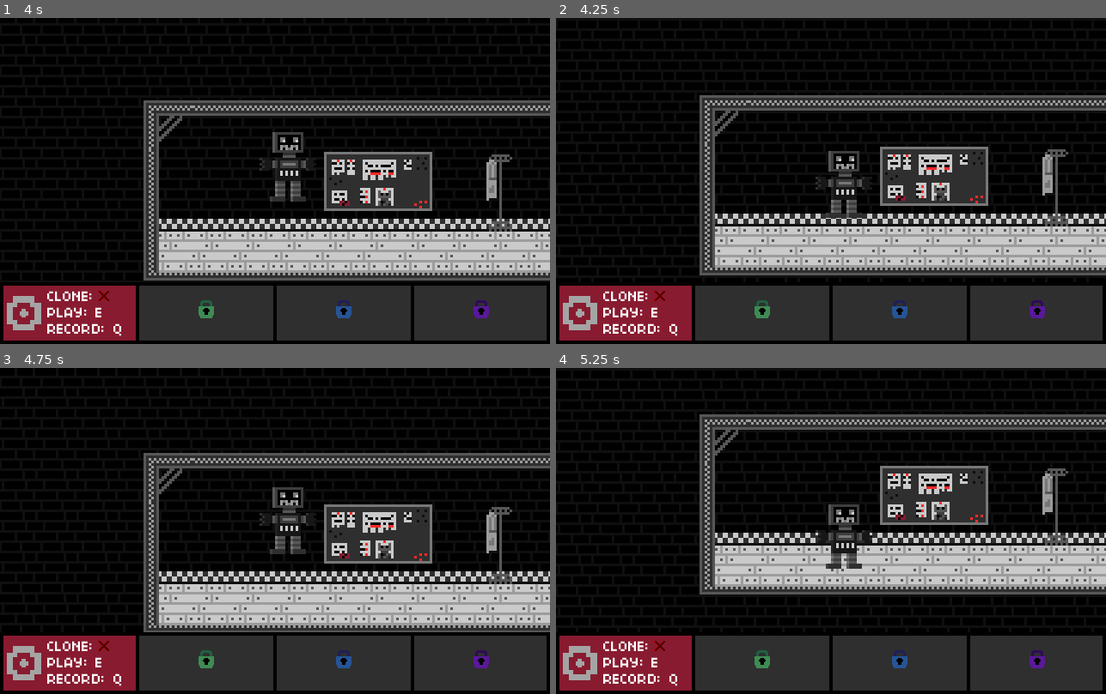
Above: before the commit, frames 1-4 (two rows, left to right).
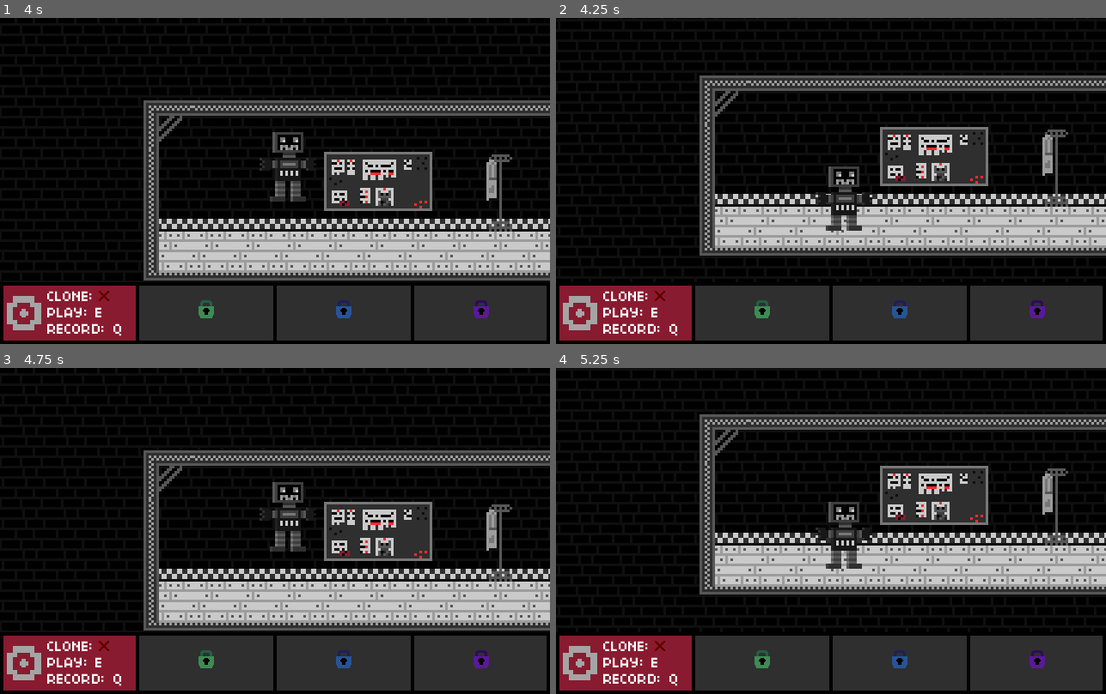
Above: after the commit, the same moments.

Repository: diabelnet/Time-Bounce
Game: Godot game, scene res://Scenes/level_1.tscn
The game is run twice, just before and just after one commit, with the same random seed, the same clock (stepped at 60 frames per second) and the same inputs.
Inputs:
- Up to frame 1 (4 s): tap W (Jump) at 0.77, 1.52, 3.02, 3.77 s
- Up to frame 2 (4.25 s): tap R (Restart) at 4.15 s
- Up to frame 3 (4.75 s): tap W (Jump) at 4.52 s
- Up to frame 4 (5.25 s): no input

Frame 1 is identical in both runs. In frame 2, 24% of the frame differs, in the area x 26-100%, y 17-79%; in frame 3, 15%; in frame 4, 0.5%.

Commit message:
testing

Diff:
--- /dev/null
+++ b/Scenes/comp_2.tscn
@@ -0,0 +1,30 @@
+[gd_scene format=3 uid="uid://cpcyy8h2wxrp7"]
+
+[ext_resource type="Texture2D" uid="uid://c7wb5ehx6h7wb" path="res://Assets/SpriteSheets/game__jam_.png" id="1_gtsxp"]
+
+[sub_resource type="AtlasTexture" id="AtlasTexture_ywae4"]
+atlas = ExtResource("1_gtsxp")
+region = Rect2(0, 0, 16, 16)
+
+[sub_resource type="SpriteFrames" id="SpriteFrames_t5r54"]
+animations = [{
+"frames": [{
+"duration": 1.0,
+"texture": SubResource("AtlasTexture_ywae4")
+}],
+"loop": 1,
+"name": &"default",
+"speed": 5.0
+}]
+
+[sub_resource type="RectangleShape2D" id="RectangleShape2D_b31vb"]
+size = Vector2(20, 19)
+
+[node name="comp2" type="Area2D" unique_id=788314603]
+
+[node name="AnimatedSprite2D" type="AnimatedSprite2D" parent="." unique_id=1094818412]
+sprite_frames = SubResource("SpriteFrames_t5r54")
+
+[node name="CollisionShape2D" type="CollisionShape2D" parent="." unique_id=1656962523]
+position = Vector2(0, -0.5)
+shape = SubResource("RectangleShape2D_b31vb")
--- /dev/null
+++ b/Scenes/door.tscn
@@ -0,0 +1,61 @@
+[gd_scene format=3 uid="uid://0fvshaoaqhhk"]
+
+[ext_resource type="Texture2D" uid="uid://dtd2mfh0u8h8k" path="res://Assets/SpriteSheets/game_jam_bg.png" id="1_p0e35"]
+[ext_resource type="Script" uid="uid://4twnn0c5nhye" path="res://Scripts/door.gd" id="2_p0e35"]
+
+[sub_resource type="AtlasTexture" id="AtlasTexture_fahql"]
+atlas = ExtResource("1_p0e35")
+region = Rect2(96, 48, 32, 32)
+
+[sub_resource type="AtlasTexture" id="AtlasTexture_ab4ky"]
+atlas = ExtResource("1_p0e35")
+region = Rect2(144, 48, 32, 32)
+
+[sub_resource type="AtlasTexture" id="AtlasTexture_a43ba"]
+atlas = ExtResource("1_p0e35")
+region = Rect2(176, 48, 32, 32)
+
+[sub_resource type="AtlasTexture" id="AtlasTexture_burcv"]
+atlas = ExtResource("1_p0e35")
+region = Rect2(208, 48, 32, 32)
+
+[sub_resource type="SpriteFrames" id="SpriteFrames_slswj"]
+animations = [{
+"frames": [{
+"duration": 1.0,
+"texture": SubResource("AtlasTexture_fahql")
+}],
+"loop": 0,
+"name": &"default",
+"speed": 0.0
+}, {
+"frames": [{
+"duration": 1.0,
+"texture": SubResource("AtlasTexture_ab4ky")
+}, {
+"duration": 1.0,
+"texture": SubResource("AtlasTexture_a43ba")
+}, {
+"duration": 1.0,
+"texture": SubResource("AtlasTexture_burcv")
+}],
+"loop": 0,
+"name": &"open",
+"speed": 2.0
+}]
+
+[sub_resource type="RectangleShape2D" id="RectangleShape2D_slswj"]
+size = Vector2(32, 32)
+
+[node name="Door" type="AnimatedSprite2D" unique_id=1938198095]
+z_index = 6
+sprite_frames = SubResource("SpriteFrames_slswj")
+script = ExtResource("2_p0e35")
+
+[node name="Area2D" type="Area2D" parent="." unique_id=1648481327]
+
+[node name="CollisionShape2D" type="CollisionShape2D" parent="Area2D" unique_id=412957570]
+shape = SubResource("RectangleShape2D_slswj")
+
+[connection signal="body_entered" from="Area2D" to="." method="_on_area_2d_body_entered"]
+[connection signal="body_exited" from="Area2D" to="." method="_on_area_2d_body_exited"]
--- a/Scenes/level_1.tscn
+++ b/Scenes/level_1.tscn
@@ -4,7 +4,6 @@
 [ext_resource type="Script" uid="uid://coo6foyjiytd3" path="res://Scripts/level_1.gd" id="1_evi0p"]
 [ext_resource type="Texture2D" uid="uid://dtd2mfh0u8h8k" path="res://Assets/SpriteSheets/game_jam_bg.png" id="2_7p6j4"]
 [ext_resource type="PackedScene" uid="uid://c5uepl5ppwyrn" path="res://Scenes/ui.tscn" id="3_lsmp6"]
-[ext_resource type="PackedScene" uid="uid://ma0lpt8f23a2" path="res://Scenes/level_1/computer_1.tscn" id="3_xfk5q"]
 [ext_resource type="PackedScene" uid="uid://b4m84k71pu7m" path="res://Scenes/level_1/door.tscn" id="4_7p6j4"]
 [ext_resource type="Script" uid="uid://bl3so2kbu75dj" path="res://Scripts/replay.gd" id="5_6444e"]
 
@@ -271,12 +270,6 @@
 tile_map_data = PackedByteArray("AAARAPz/AQAFAAAAAAANAP//AQAHAAEAAAANAP7/AQAHAAEAAAANAPz/AQAPAAAAAAAPAPr/AQAPAAEAAAAQAP …(1792 unchanged characters)…
 tile_set = SubResource("TileSet_lsmp6")
 
-[node name="Computer" parent="." unique_id=858378710 node_paths=PackedStringArray("target") instance=ExtResource("3_xfk5q")]
-position = Vector2(288, -70)
-animation = &"def"
-input_name = "Interact_"
-target = NodePath("../Door")
-
 [node name="Door" parent="." unique_id=1938198095 instance=ExtResource("4_7p6j4")]
 position = Vector2(317, -16)
 
--- /dev/null
+++ b/Scenes/player.tscn
@@ -0,0 +1,230 @@
+[gd_scene format=3 uid="uid://1jo7eyjmptkf"]
+
+[ext_resource type="Script" uid="uid://b281j0pecvres" path="res://Scripts/player.gd" id="1_4flbx"]
+[ext_resource type="Texture2D" uid="uid://c7wb5ehx6h7wb" path="res://Assets/SpriteSheets/game__jam_.png" id="2_cvnsp"]
+[ext_resource type="AudioStream" uid="uid://c2sam7xk5y0ma" path="res://Assets/Sounds/Land.wav" id="3_6t5aa"]
+
+[sub_resource type="RectangleShape2D" id="RectangleShape2D_slswj"]
+size = Vector2(14, 26)
+
+[sub_resource type="AtlasTexture" id="AtlasTexture_6t5aa"]
+atlas = ExtResource("2_cvnsp")
+region = Rect2(0, 96, 32, 32)
+
+[sub_resource type="AtlasTexture" id="AtlasTexture_vgqql"]
+atlas = ExtResource("2_cvnsp")
+region = Rect2(32, 96, 32, 32)
+
+[sub_resource type="AtlasTexture" id="AtlasTexture_fkybt"]
+atlas = ExtResource("2_cvnsp")
+region = Rect2(64, 96, 32, 32)
+
+[sub_resource type="AtlasTexture" id="AtlasTexture_x3wgy"]
+atlas = ExtResource("2_cvnsp")
+region = Rect2(96, 96, 32, 32)
+
+[sub_resource type="AtlasTexture" id="AtlasTexture_cvnsp"]
+atlas = ExtResource("2_cvnsp")
+region = Rect2(160, 16, 32, 32)
+
+[sub_resource type="AtlasTexture" id="AtlasTexture_3smsa"]
+atlas = ExtResource("2_cvnsp")
+region = Rect2(192, 16, 32, 32)
+
+[sub_resource type="AtlasTexture" id="AtlasTexture_8erm5"]
+atlas = ExtResource("2_cvnsp")
+region = Rect2(224, 16, 32, 32)
+
+[sub_resource type="AtlasTexture" id="AtlasTexture_f1ek2"]
+atlas = ExtResource("2_cvnsp")
+region = Rect2(256, 16, 32, 32)
+
+[sub_resource type="AtlasTexture" id="AtlasTexture_tx1dd"]
+atlas = ExtResource("2_cvnsp")
+region = Rect2(288, 16, 32, 32)
+
+[sub_resource type="AtlasTexture" id="AtlasTexture_gymyn"]
+atlas = ExtResource("2_cvnsp")
+region = Rect2(320, 16, 32, 32)
+
+[sub_resource type="AtlasTexture" id="AtlasTexture_pu2lt"]
+atlas = ExtResource("2_cvnsp")
+region = Rect2(352, 16, 32, 32)
+
+[sub_resource type="AtlasTexture" id="AtlasTexture_ukyrk"]
+atlas = ExtResource("2_cvnsp")
+region = Rect2(384, 16, 32, 32)
+
+[sub_resource type="AtlasTexture" id="AtlasTexture_7dp3o"]
+atlas = ExtResource("2_cvnsp")
+region = Rect2(416, 16, 32, 32)
+
+[sub_resource type="AtlasTexture" id="AtlasTexture_h4iuc"]
+atlas = ExtResource("2_cvnsp")
+region = Rect2(448, 16, 32, 32)
+
+[sub_resource type="AtlasTexture" id="AtlasTexture_fd4e3"]
+atlas = ExtResource("2_cvnsp")
+region = Rect2(480, 16, 32, 32)
+
+[sub_resource type="AtlasTexture" id="AtlasTexture_qqcod"]
+atlas = ExtResource("2_cvnsp")
+region = Rect2(160, 48, 32, 32)
+
+[sub_resource type="AtlasTexture" id="AtlasTexture_igrcy"]
+atlas = ExtResource("2_cvnsp")
+region = Rect2(192, 48, 32, 32)
+
+[sub_resource type="AtlasTexture" id="AtlasTexture_fs7ks"]
+atlas = ExtResource("2_cvnsp")
+region = Rect2(224, 48, 32, 32)
+
+[sub_resource type="AtlasTexture" id="AtlasTexture_l6n3p"]
+atlas = ExtResource("2_cvnsp")
+region = Rect2(256, 48, 32, 32)
+
+[sub_resource type="AtlasTexture" id="AtlasTexture_olqyp"]
+atlas = ExtResource("2_cvnsp")
+region = Rect2(288, 48, 32, 32)
+
+[sub_resource type="AtlasTexture" id="AtlasTexture_wpjfl"]
+atlas = ExtResource("2_cvnsp")
+region = Rect2(320, 48, 32, 32)
+
+[sub_resource type="AtlasTexture" id="AtlasTexture_bi64h"]
+atlas = ExtResource("2_cvnsp")
+region = Rect2(352, 48, 32, 32)
+
+[sub_resource type="AtlasTexture" id="AtlasTexture_2ijsl"]
+atlas = ExtResource("2_cvnsp")
+region = Rect2(384, 48, 32, 32)
+
+[sub_resource type="AtlasTexture" id="AtlasTexture_p1odr"]
+atlas = ExtResource("2_cvnsp")
+region = Rect2(416, 48, 32, 32)
+
+[sub_resource type="AtlasTexture" id="AtlasTexture_0gysh"]
+atlas = ExtResource("2_cvnsp")
+region = Rect2(448, 48, 32, 32)
+
+[sub_resource type="AtlasTexture" id="AtlasTexture_vfarp"]
+atlas = ExtResource("2_cvnsp")
+region = Rect2(480, 48, 32, 32)
+
+[sub_resource type="AtlasTexture" id="AtlasTexture_y6uwr"]
+atlas = ExtResource("2_cvnsp")
+region = Rect2(160, 80, 32, 32)
+
+[sub_resource type="SpriteFrames" id="SpriteFrames_qa34l"]
+animations = [{
+"frames": [{
+"duration": 1.0,
+"texture": SubResource("AtlasTexture_6t5aa")
+}, {
+"duration": 1.0,
+"texture": SubResource("AtlasTexture_vgqql")
+}, {
+"duration": 1.0,
+"texture": SubResource("AtlasTexture_fkybt")
+}, {
+"duration": 1.0,
+"texture": SubResource("AtlasTexture_x3wgy")
+}],
+"loop": 1,
+"name": &"idle",
+"speed": 5.0
+}, {
+"frames": [{
+"duration": 1.0,
+"texture": SubResource("AtlasTexture_cvnsp")
+}, {
+"duration": 1.0,
+"texture": SubResource("AtlasTexture_3smsa")
+}, {
+"duration": 1.0,
+"texture": SubResource("AtlasTexture_8erm5")
+}, {
+"duration": 1.0,
+"texture": SubResource("AtlasTexture_f1ek2")
+}, {
+"duration": 1.0,
+"texture": SubResource("AtlasTexture_tx1dd")
+}, {
+"duration": 1.0,
+"texture": SubResource("AtlasTexture_gymyn")
+}, {
+"duration": 1.0,
+"texture": SubResource("AtlasTexture_pu2lt")
+}, {
+"duration": 1.0,
+"texture": SubResource("AtlasTexture_ukyrk")
+}, {
+"duration": 1.0,
+"texture": SubResource("AtlasTexture_7dp3o")
+}, {
+"duration": 1.0,
+"texture": SubResource("AtlasTexture_h4iuc")
+}, {
+"duration": 1.0,
+"texture": SubResource("AtlasTexture_fd4e3")
+}, {
+"duration": 1.0,
+"texture": SubResource("AtlasTexture_qqcod")
+}, {
+"duration": 1.0,
+"texture": SubResource("AtlasTexture_igrcy")
+}, {
+"duration": 1.0,
+"texture": SubResource("AtlasTexture_fs7ks")
+}, {
+"duration": 1.0,
+"texture": SubResource("AtlasTexture_l6n3p")
+}, {
+"duration": 1.0,
+"texture": SubResource("AtlasTexture_olqyp")
+}, {
+"duration": 1.0,
+"texture": SubResource("AtlasTexture_wpjfl")
+}, {
+"duration": 1.0,
+"texture": SubResource("AtlasTexture_bi64h")
+}, {
+"duration": 1.0,
+"texture": SubResource("AtlasTexture_2ijsl")
+}, {
+"duration": 1.0,
+"texture": SubResource("AtlasTexture_p1odr")
+}, {
+"duration": 1.0,
+"texture": SubResource("AtlasTexture_0gysh")
+}, {
+"duration": 1.0,
+"texture": SubResource("AtlasTexture_vfarp")
+}, {
+"duration": 1.0,
+"texture": SubResource("AtlasTexture_y6uwr")
+}],
+"loop": 1,
+"name": &"walking",
+"speed": 16.0
+}]
+
+[node name="Player" type="CharacterBody2D" unique_id=1297774322]
+z_index = 10
+collision_mask = 4
+script = ExtResource("1_4flbx")
+
+[node name="CollisionShape2D" type="CollisionShape2D" parent="." unique_id=740106029]
+shape = SubResource("RectangleShape2D_slswj")
+
+[node name="AnimatedSprite2D" type="AnimatedSprite2D" parent="." unique_id=961404520]
+position = Vector2(5, -3)
+sprite_frames = SubResource("SpriteFrames_qa34l")
+animation = &"idle"
+autoplay = "idle"
+frame = 2
+frame_progress = 0.32787037
+
+[node name="AudioStreamPlayer2D" type="AudioStreamPlayer2D" parent="." unique_id=2045112278]
+stream = ExtResource("3_6t5aa")
+bus = &"Player"
--- a/Scripts/computer.gd
+++ b/Scripts/computer.gd
@@ -6,12 +6,12 @@
 @export var repeat_flicker = 4
 @export var resets:bool
 @export var time_to_reset:float
-@export var target:AnimatedSprite2D
+@export var target:AnimatedSprte2D
 
 var interacted:bool = false
-
 var interactable:bool = true
 var curr_flicker = 0
+
 func interact():
 	GameManager.actionClone.append([Callable(interact),Callable(reset)])
 	interactable = false
--- a/Scripts/player.gd
+++ b/Scripts/player.gd
@@ -41,31 +41,6 @@
 
 	move_and_slide()
 
-func _input(event: InputEvent) -> void:
-	if(GameManager.action[0] != null):
-		if(event.is_action_pressed(GameManager.action[0])):
-			GameManager.action[1].call()
-
-	if(event.is_action_pressed("Restart")):
-			get_tree().reload_current_scene()
-			GameManager.action = [null,null]
-			GameManager.actionClone = []
-
-	if(event.is_action_pressed("Clone_1_" + str(GameManager.controlls))):
-		GameManager.curr_clone = 0
-		get_tree().call_group('UI', 'now_active', 1)
-	if(event.is_action_pressed("Clone_2_" + str(GameManager.controlls))):
-		if(GameManager.curr_lvl >= 2):
-			GameManager.curr_clone = 1
-			get_tree().call_group('UI', 'now_active', 2)
-	if(event.is_action_pressed("Clone_3_" + str(GameManager.controlls))):
-		if(GameManager.curr_lvl >= 3):
-			GameManager.curr_clone = 2
-			get_tree().call_group('UI', 'now_active', 3)
-	if(event.is_action_pressed("Clone_4_" + str(GameManager.controlls))):
-		if(GameManager.curr_lvl >= 4):
-			GameManager.curr_clone = 3
-			get_tree().call_group('UI', 'now_active', 4)
 
 func _ready() -> void:
 	anim = get_node("AnimatedSprite2D")
Binary file added: Assets/BG/bg_title_color.png
Not shown, added: Assets/BG/bg_title_color.png.import
Binary file added: Assets/BG/bg_title_mono.png
Not shown, added: Assets/BG/bg_title_mono.png.import
